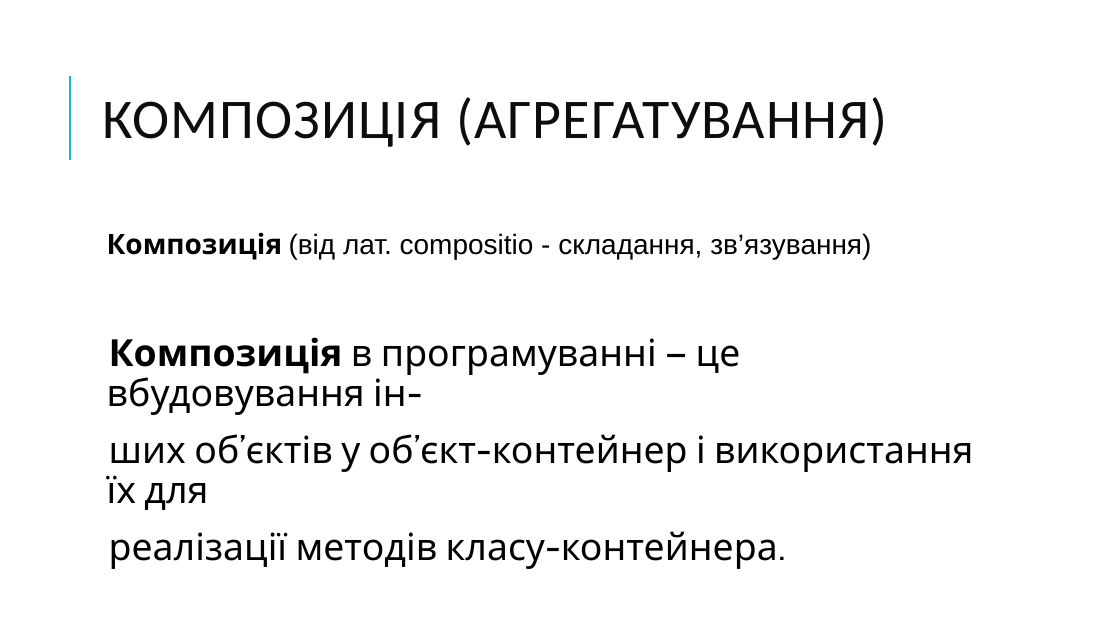
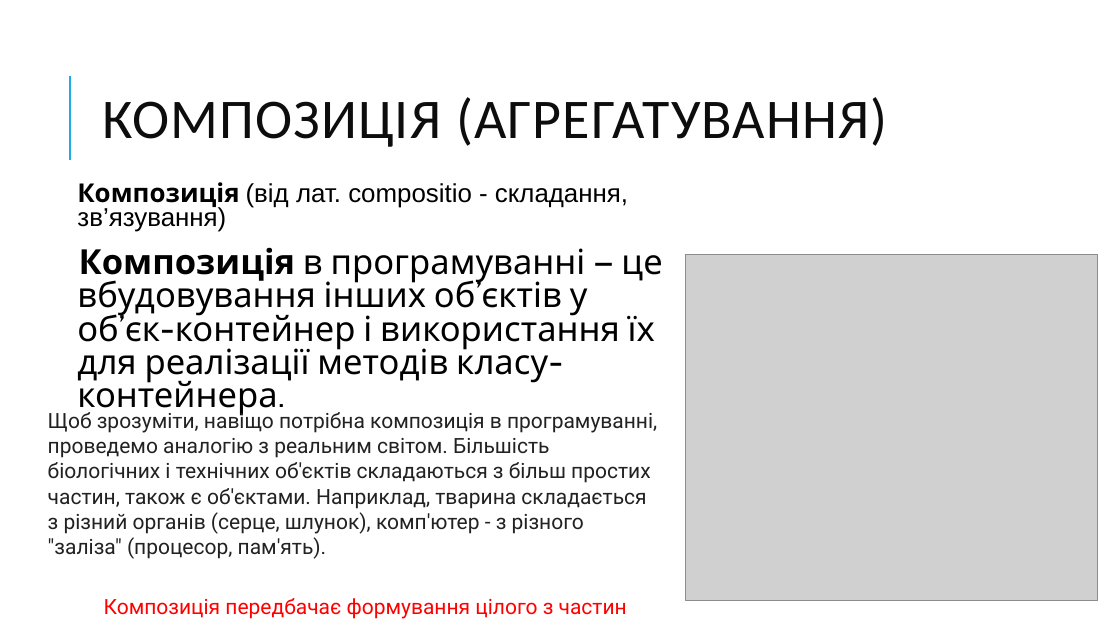
Before and after one commit to Zelenskiy/informatics_10_prof, a slide deck: slide 3 of Урок 43, 44. Композиційний підхід в ООП мовою Python/Композиційний підхід в ООП мовою Python.pptx. Drawn at 1120x630 pixels with LibreOffice and Linux fonts; fonts in the diff are those of the drawing; grey boxes stand for pictures; background and template pictures are left out. Boxes give left, top, right and bottom in pixels: in the first picture for what was removed or moved away, otherwise in the second. Text is boxed around its words. In the diff, an @@ line names an element or a change of style, - is before the commit and + after.

```diff
--- a/Урок 43, 44. Композиційний підхід в ООП мовою Python/Композиційний підхід в ООП мовою Python.pptx
+++ b/Урок 43, 44. Композиційний підхід в ООП мовою Python/Композиційний підхід в ООП мовою Python.pptx
@@ text "Композиція (від лат. compositio - ...": place and size @@
-text "Композиція (від лат. compositio - ..." at [107,232,973,569]
+text "Композиція (від лат. compositio - ..." at [77,182,662,416]
@@ text at [77,182,628,232]: size 24 to 22.2 pt in "Композиція (від лат. compositio - складання, зв’язування)"; line spacing 0.9 to 0.8 @@
@@ text at [77,247,662,416]: text changed; size 32 to 29.6 pt @@
-  Композиція в програмуванні — це вбудовування ін-
-  ших об’єктів у об’єкт-контейнер і використання їх для
-  реалізації методів класу-контейнера.
+  Композиція в програмуванні — це вбудовування інших об’єктів у об’єк-контейнер і використання їх для реалізації методів класу-контейнера.
@@ picture added at [686,254,1098,601] @@
@@ text added at [48,409,657,559], 18 pt, text #222222 @@
+Щоб зрозуміти, навіщо потрібна композиція в програмуванні, проведемо аналогію з реальним світом. Більшість біологічних і технічних об'єктів складаються з більш простих частин, також є об'єктами. Наприклад, тварина складається з різний органів (серце, шлунок), комп'ютер - з різного "заліза" (процесор, пам'ять).
@@ text added at [104,598,627,619], 18 pt, text #FF0000 @@
+Композиція передбачає формування цілого з частин
```
Also in this commit, not shown: 2 other slides changed, 6 other files.
